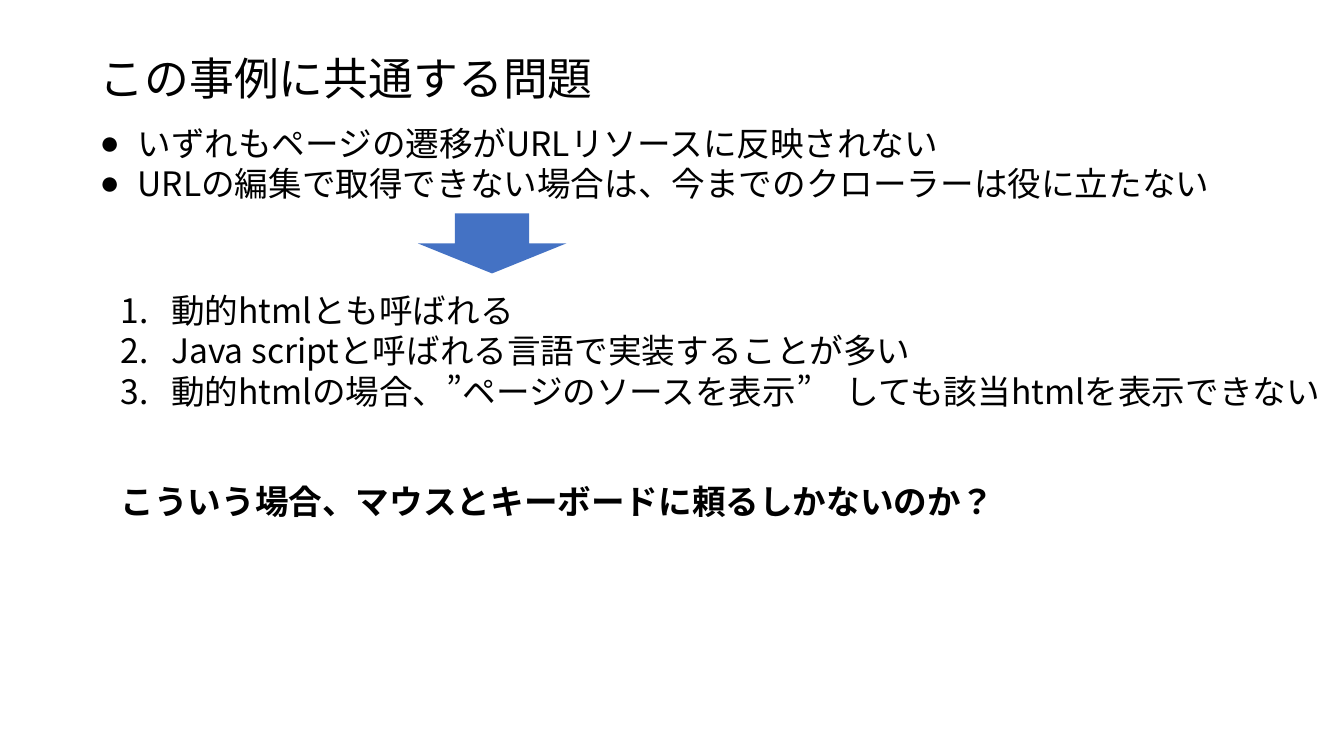
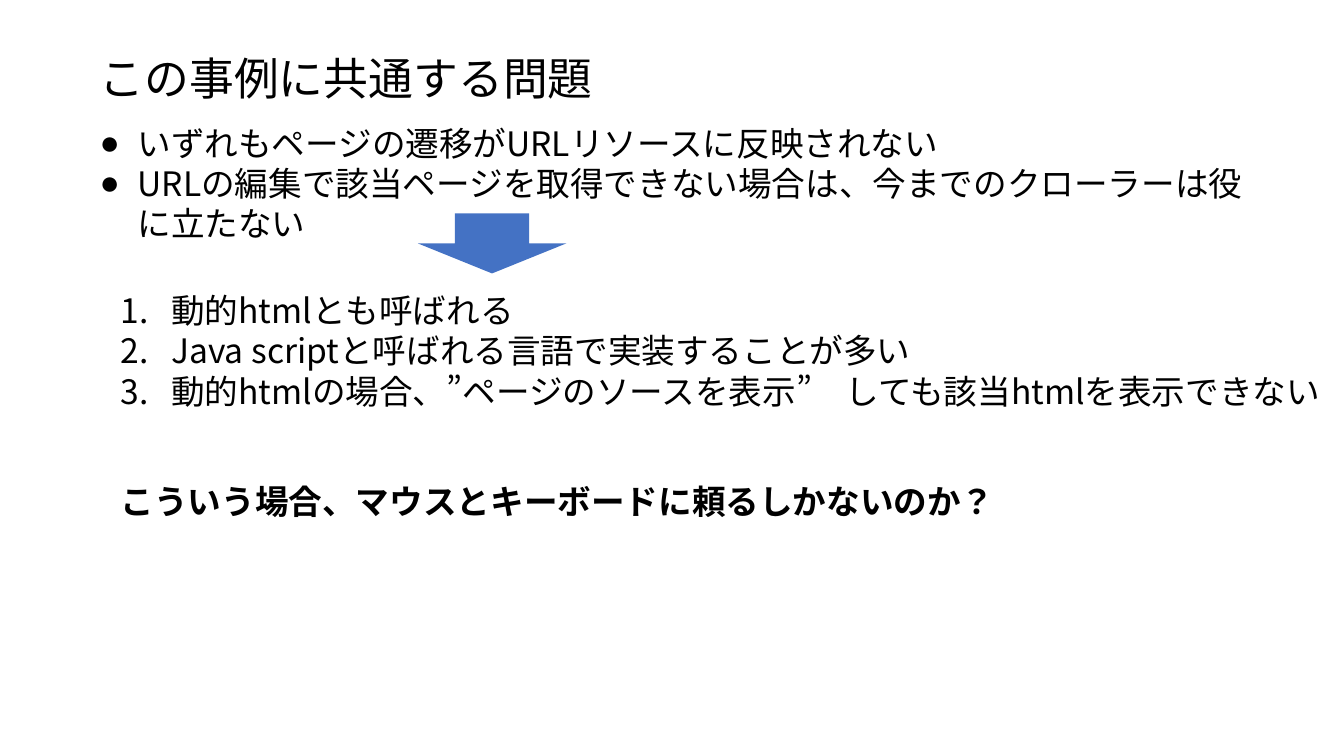
Before and after one commit to ueharaLab/bigdata7_selenium, a slide deck: slide 7 of bigdata6_selenium.pptx. Drawn at 1344x756 pixels with LibreOffice and Linux fonts; fonts in the diff are those of the drawing. Boxes give left, top, right and bottom in pixels: in the first picture for what was removed or moved away, otherwise in the second. Text is boxed around its words. In the diff, an @@ line names an element or a change of style, - is before the commit and + after.

```diff
--- a/bigdata6_selenium.pptx
+++ b/bigdata6_selenium.pptx
@@ text at (138,167,1243,238): text changed @@
-● URLの編集で取得できない場合は、今までのクローラーは役に立たない
+● URLの編集で該当ページを取得できない場合は、今までのクローラーは役に立たない
```
Also in this commit, not shown: 9 other slides changed, 1 slide added, 5 slides removed, 25 other files.
